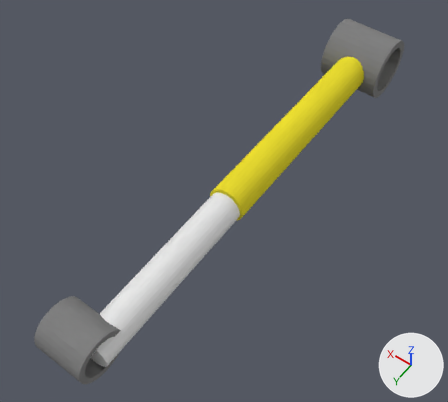
An edit to the Blender file testTrack/piston.blend, drawn before and after from the same camera.
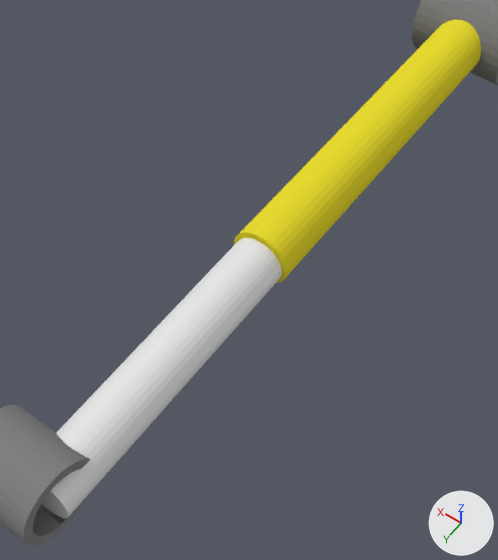
There are two pictures of each version: one whole from a 50 mm lens placed at (-2.98, 3.51, 6.82), pointed at (0.21, -0.95, -0.2), one close up on the part from 14% to 84% of the width and 11% to 98% of the height. Every picture has the same lights, and +X, +Y and +Z are marked at lower right.

Objects in the first close-up: 'bar', 'base', 'cilinder', 'top'.
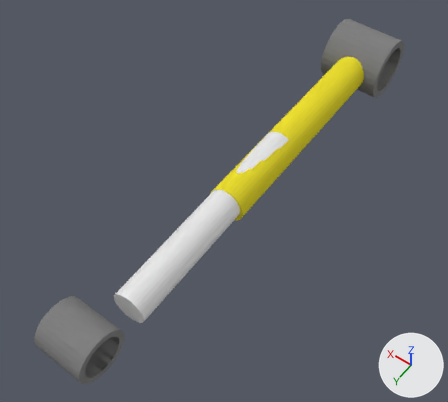
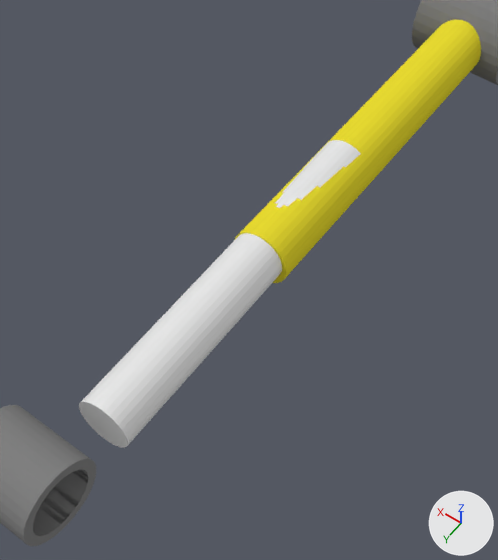
Location of each change, [x1, y1, x2, y2] in pixels of the close-ups (498 x 560 px):
```json
{"object": "bar", "change": "moved", "before": [42, 238, 282, 518], "after": [79, 140, 361, 448]}
```

The change, as JSON lines over the scene's bpy script:
```json
{"op": "set", "path": "ob_bar.location", "old": "(0.006, 1.942, 0.162)", "new": "(0.006, 1.286, 0.207)"}
```
